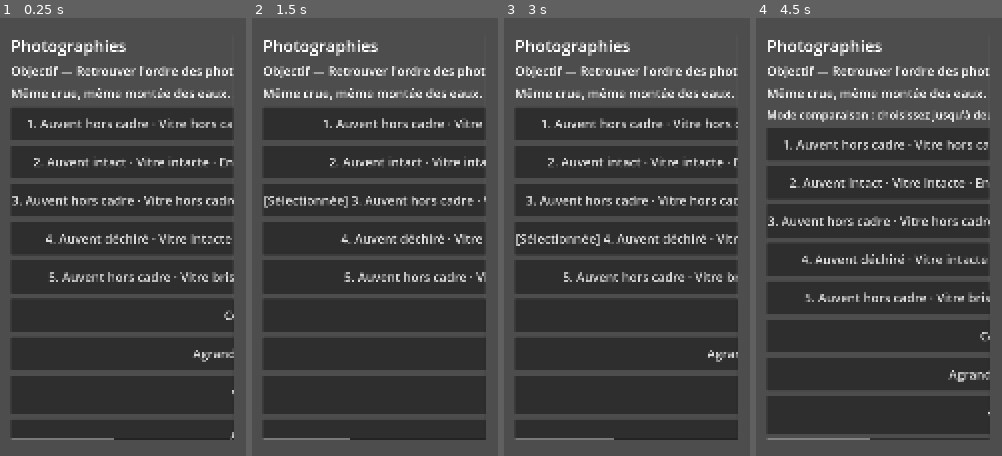
Above: before the commit, frames 1-4 (left to right).
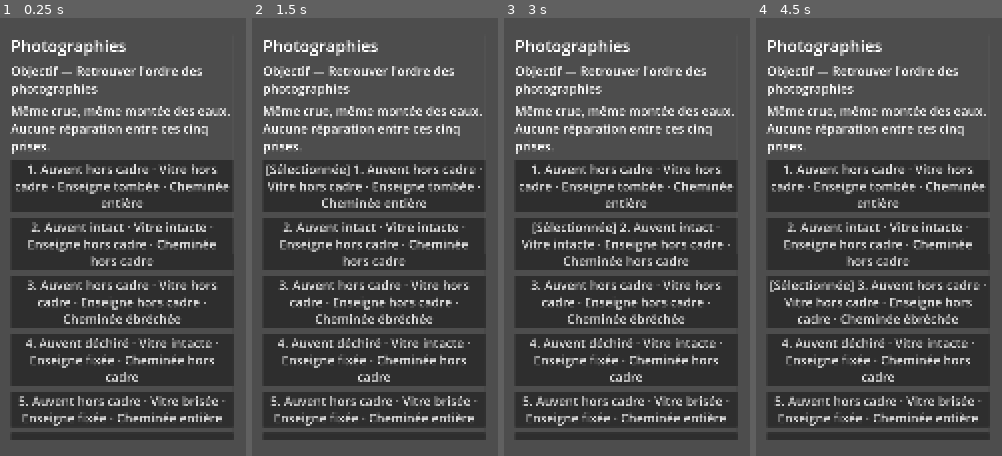
Above: after the commit, the same moments.

Repository: ln549283/project_4
Game: Godot game, scene res://scenes/puzzles/p02.tscn
Same seed, same stepped clock (60 frames per second), same inputs: the game is played once before the commit and once after it. This scene is started directly instead of the project's main scene.
Inputs (mouse positions are in pixels of both pictures, inside the frame that each line leads up to):
- Up to frame 1 (0.25 s): no input
- Up to frame 2 (1.5 s): click (375, 447) at 0.5 s, where only the run after the commit has a clickable "Comparer"; click (375, 184) at 1.25 s, where only the run after the commit has a clickable "1. Auvent hors cadre · Vitre …"
- Up to frame 3 (3 s): click (627, 184) at 2 s, where only the run after the commit has a clickable "[Sélectionnée] 1. Auvent hors…"; click (627, 245) at 2.75 s, where only the run after the commit has a clickable "2. Auvent intact · Vitre inta…"
- Up to frame 4 (4.5 s): click (879, 245) at 3.5 s, where only the run after the commit has a clickable "[Sélectionnée] 2. Auvent inta…"; click (879, 302) at 4.25 s, where only the run after the commit has a clickable "3. Auvent hors cadre · Vitre …"

The runs differ from the first frame. In frame 1, 33% of the frame differs, in the area x 4-96%, y 10-97%; in frame 2, 33%; in frame 3, 33%; in frame 4, 34%.

Commit message:
Fix mobile text overflow in greybox UI

Diff:
--- a/src/ui/ui_factory.gd
+++ b/src/ui/ui_factory.gd
@@ -11,6 +11,7 @@
 	button.text = text
 	button.custom_minimum_size = Vector2(0, 168 if nav else 144)
 	button.size_flags_horizontal = Control.SIZE_EXPAND_FILL
+	button.autowrap_mode = TextServer.AUTOWRAP_WORD_SMART
 	button.focus_mode = Control.FOCUS_ALL
 	button.pressed.connect(callable)
 	return button
@@ -32,6 +33,7 @@
 	root.add_child(margin)
 	var scroll := ScrollContainer.new()
 	scroll.size_flags_vertical = Control.SIZE_EXPAND_FILL
+	scroll.horizontal_scroll_mode = ScrollContainer.SCROLL_MODE_DISABLED
 	margin.add_child(scroll)
 	var box := VBoxContainer.new()
 	box.size_flags_horizontal = Control.SIZE_EXPAND_FILL
--- a/tests/ui/navigation_test.gd
+++ b/tests/ui/navigation_test.gd
@@ -26,10 +26,20 @@
 	back = router.back()
 	_expect_eq(back.get("view_id"), "s02", "archive back restores workbench")
 	_expect(not router.push("s99").get("ok", true), "unknown route rejected")
-	var button := UiFactory.make_button("Test", func(): pass)
+	var button := UiFactory.make_button("Un libellé volontairement long doit revenir à la ligne sur un téléphone étroit", func(): pass)
 	_expect(button.custom_minimum_size.y >= 144.0, "touch target >= 48dp at 3px/dp")
+	_expect_eq(button.autowrap_mode, TextServer.AUTOWRAP_WORD_SMART, "buttons wrap long labels")
 	var nav := UiFactory.make_button("Nav", func(): pass, true)
 	_expect(nav.custom_minimum_size.y >= 168.0, "navigation target >= 56dp")
+	var root := Control.new()
+	var page := UiFactory.make_page(root, "Test", "Objectif responsive")
+	page.add_child(UiFactory.make_button("Texte très long qui ne doit jamais élargir la page au-delà du viewport", func(): pass))
+	var margin := root.get_child(0) as MarginContainer
+	var scroll := margin.get_child(0) as ScrollContainer
+	_expect_eq(scroll.horizontal_scroll_mode, ScrollContainer.SCROLL_MODE_DISABLED, "page horizontal scrolling disabled")
+	button.free()
+	nav.free()
+	root.free()
 	_finish()
 
 func _expect(condition: bool, message: String) -> void:
@@ -42,7 +52,7 @@
 
 func _finish() -> void:
 	if failures.is_empty():
-		print("T05 NAV TEST PASS: routes, back stack and minimum touch targets")
+		print("T05 NAV TEST PASS: routes, back stack, touch targets and responsive text wrapping")
 		quit(0)
 	else:
 		for failure in failures:
